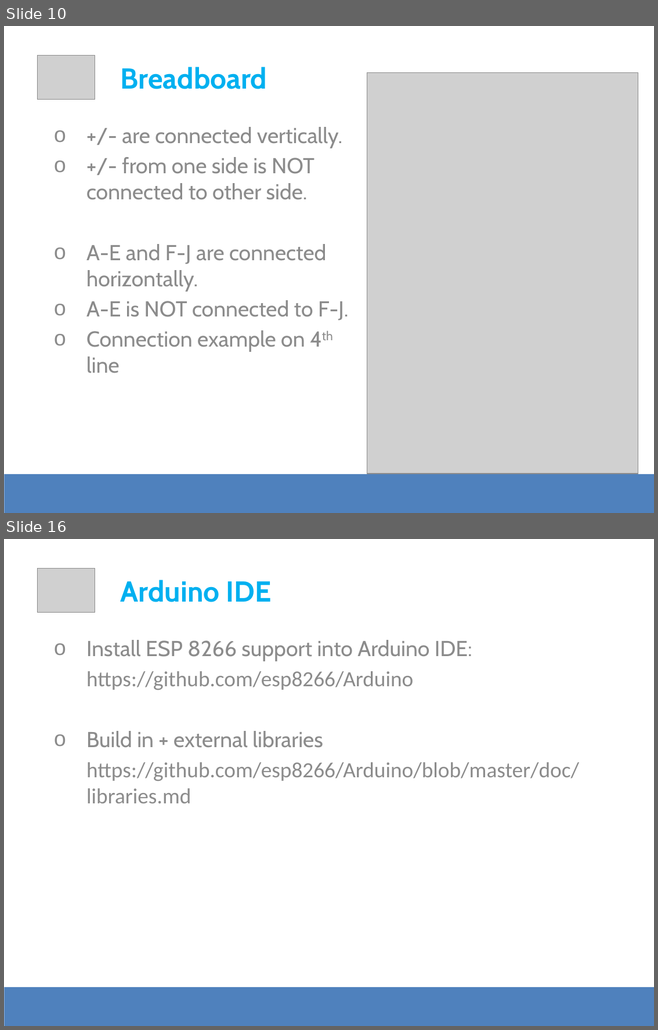
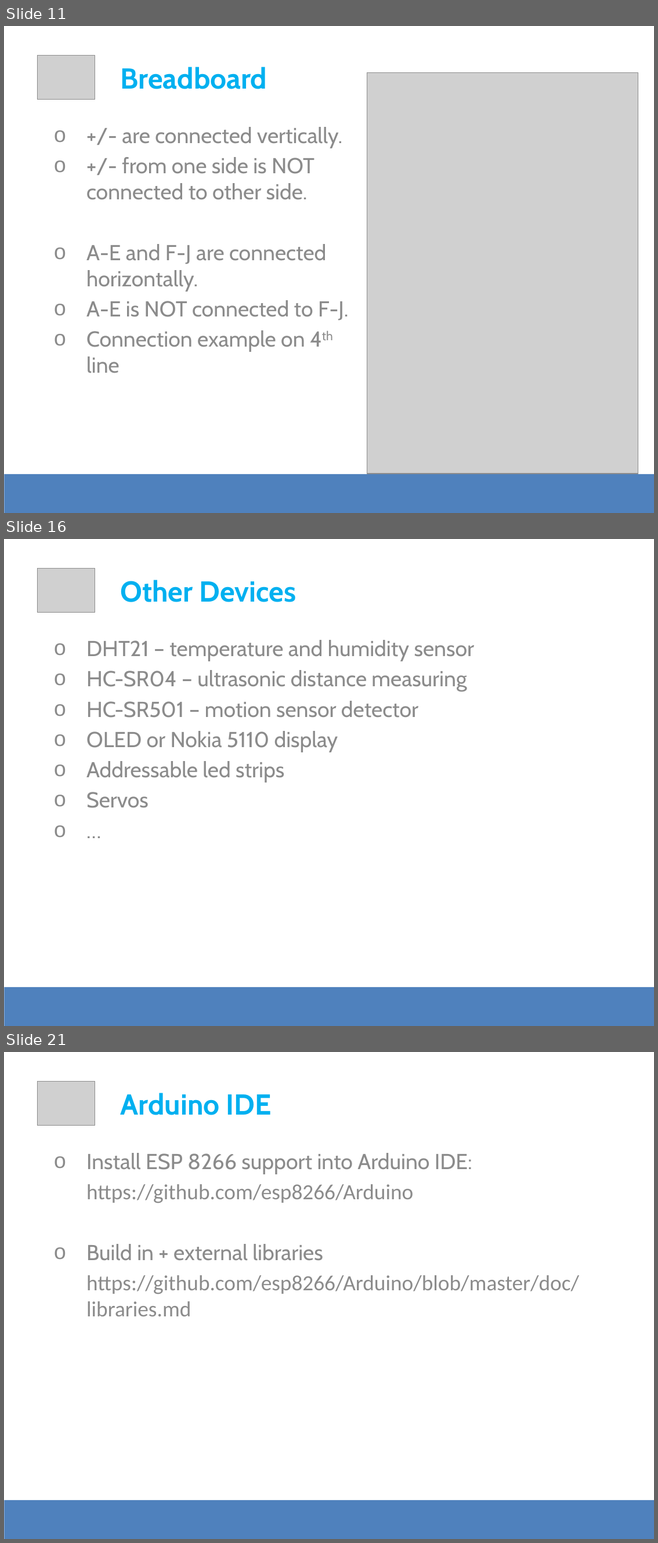
Before and after one commit to apolo-11/es-workshop-esp8266, a slide deck: DevSession - ESP8266.pptx. Shown one above the other, each under a label of ours: slides 10 and 16 before the commit, slides 11, 16 and 21 after it; the slides between them are not shown. The pictures are 658x1030 and 658x1543 pixels, drawn with LibreOffice and Linux fonts; fonts in the diff are those of the drawing; grey boxes stand for pictures. Boxes give left, top, right and bottom in pixels: in the first picture for what was removed or moved away, otherwise in the second. Text is boxed around its words. In the diff, an @@ line names an element or a change of style, - is before the commit and + after.

```diff
--- a/DevSession - ESP8266.pptx
+++ b/DevSession - ESP8266.pptx
@@ slide 16 added at box(4, 539, 654, 1026), background #FFFFFF @@
@@ picture added at box(37, 568, 95, 613) @@
@@ text added at box(121, 580, 296, 602), 32 pt, text #00B0F0, bold @@
+Other Devices
@@ text added at box(86, 640, 474, 808), 24 pt, text #8C8C8C @@
+o DHT21 – temperature and humidity sensor
+o HC-SR04 – ultrasonic distance measuring
+o HC-SR501 – motion sensor detector
+o OLED or Nokia 5110 display
+o Addressable led strips
+o Servos
+o …
@@ rectangle added at box(4, 987, 654, 1026), fill #4F81BD @@
@@ what was slide 10 is now slide 11 @@
@@ what was slide 16 is now slide 21 @@
```
Also in this commit, not shown: 3 slides changed, 9 other slides added, 4 slides removed, 3 other files.
